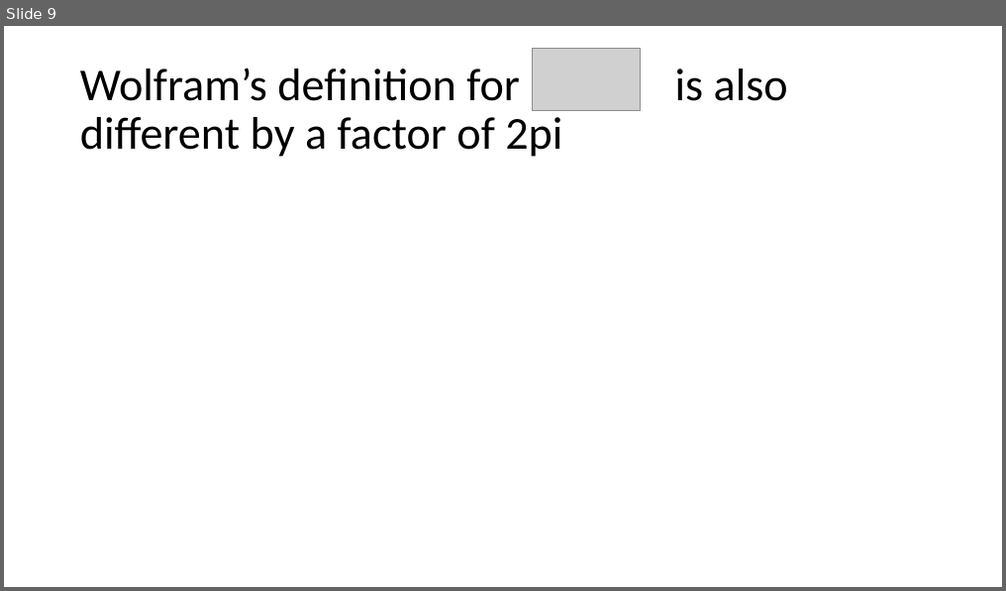
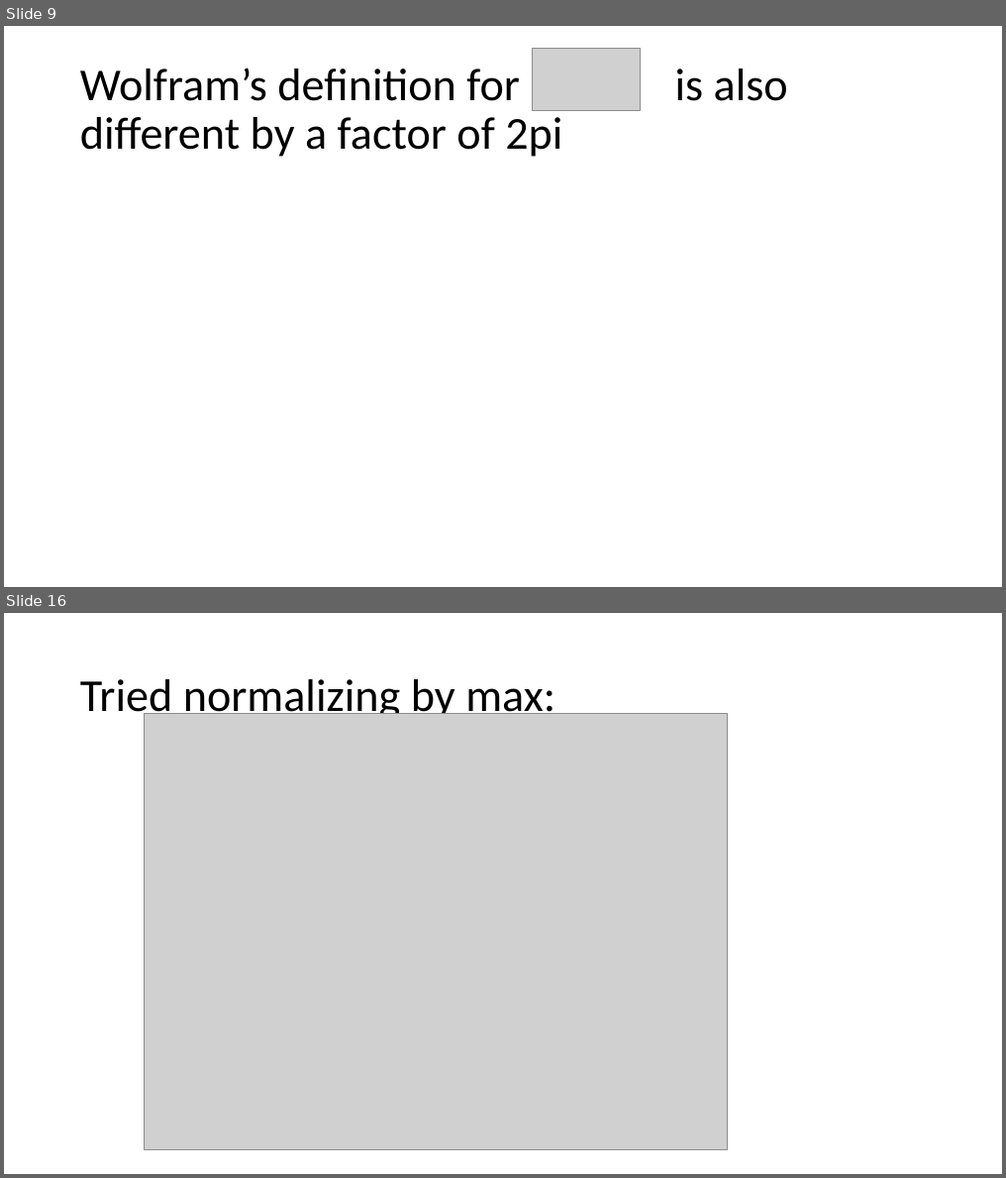
Before and after one commit to acs3235/BMIL, a slide deck: Research Update 4.5.2017.pptx. Shown one above the other, each under a label of ours: slide 9 before the commit, slides 9 and 16 after it; the slides between them are not shown. The pictures are 1006x591 and 1006x1178 pixels, drawn with LibreOffice and Linux fonts; fonts in the diff are those of the drawing; grey boxes stand for pictures. Boxes give left, top, right and bottom in pixels: in the first picture for what was removed or moved away, otherwise in the second. Text is boxed around its words. In the diff, an @@ line names an element or a change of style, - is before the commit and + after.

```diff
--- a/Research Update 4.5.2017.pptx
+++ b/Research Update 4.5.2017.pptx
@@ slide 16 added at <box>4,613,1002,1174</box>, background #FFFFFF @@
@@ title added at <box>80,679,555,723</box>, 44 pt, text #000000 @@
+Tried normalizing by max:
@@ picture added at <box>144,713,727,1150</box> @@
```
Also in this commit, not shown: 6 other slides added, 1 slide removed, 4 other files.
